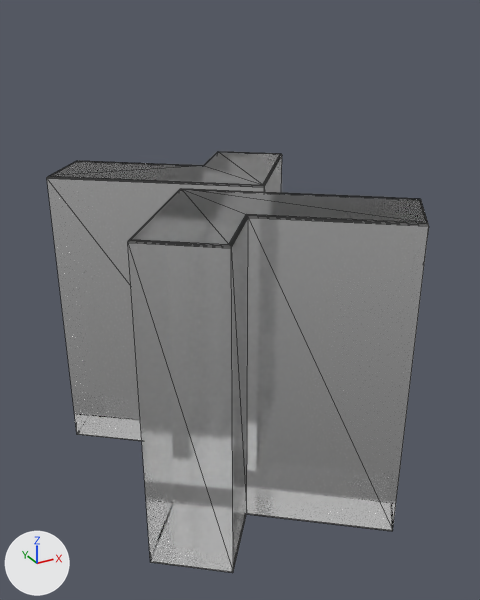
A saved change to the glTF model demo/assets/tactic-mark.glb.
The view is the same before and after, from a 50 mm lens placed at (-4.21, -8.16, 6.89), pointed at (0.14, -0.26, 2.94). Lighting does not change. The marker at lower left points along +X, +Y and +Z. The older version comes first. Mesh edges are drawn as thin lines. Vertices at exactly the same position are counted once.

Before the edit, the objects in view are built like this:
```python
mat_tactic_green_rear_glass = principled_material('TACTIC_Green_Rear_Glass')
mat_tactic_green_rear_glass.base_color = (1.0, 1.0, 1.0)  # white #ffffff
mat_tactic_green_rear_glass.roughness = 0.1
mat_tactic_green_rear_glass.transmission_weight = 1.0
mat_tactic_red_front_glass = principled_material('TACTIC_Red_Front_Glass')
mat_tactic_red_front_glass.base_color = (1.0, 1.0, 1.0)  # white #ffffff
mat_tactic_red_front_glass.roughness = 0.1
mat_tactic_red_front_glass.transmission_weight = 1.0
me_tactic_green_rear = bpy.data.meshes.new('TACTIC_Green_Rear')
me_tactic_green_rear.from_pydata(...)  # 72 vertices, 140 faces; spans x -2.0..1.97, y -0.21..2.71, z 0.0..4.6
me_tactic_green_rear.materials.append(mat_tactic_green_rear_glass)  # white #ffffff
me_tactic_red_front = bpy.data.meshes.new('TACTIC_Red_Front')
me_tactic_red_front.from_pydata(...)  # 72 vertices, 140 faces; spans x -1.97..2.0, y -2.71..0.2, z 0.0..4.6
me_tactic_red_front.materials.append(mat_tactic_red_front_glass)  # white #ffffff
ob_tactic_green_rear = bpy.data.objects.new('TACTIC_Green_Rear', me_tactic_green_rear)
ob_tactic_green_rear.location = (0.0, 0.0, 0.0)
ob_tactic_red_front = bpy.data.objects.new('TACTIC_Red_Front', me_tactic_red_front)
ob_tactic_red_front.location = (0.0, 0.0, 0.0)
```
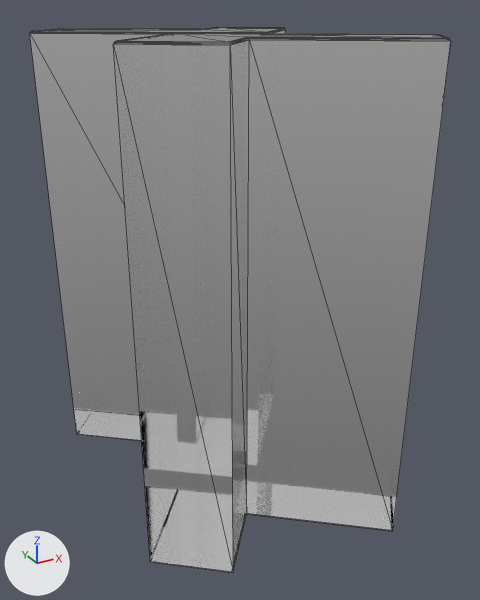
Scene script edits in JSON lines:
```json
{"op": "add", "block": "mat_tactic_green_rear_glass", "code": "mat_tactic_green_rear_glass.ior = 1.28"}
{"op": "add", "block": "mat_tactic_red_front_glass", "code": "mat_tactic_red_front_glass.ior = 1.28"}
{"block": "me_tactic_green_rear", "where": "# used by ob_tactic_green_rear; location = (0.0, 0.0, 0.0)"}
{"op": "remove", "block": "me_tactic_green_rear", "code": "me_tactic_green_rear.from_pydata(...)  # 72 vertices, 140 faces; spans x -2.0..1.97, y -0.21..2.71, z 0.0..4.6"}
{"op": "add", "block": "me_tactic_green_rear", "code": "me_tactic_green_rear.from_pydata(...)  # 72 vertices, 140 faces; spans x -2.0..1.97, y -0.21..2.71, z 0.0..6.6"}
{"block": "me_tactic_green_rear", "change": "me_tactic_green_rear part 1: the whole mesh is multiplied about its middle by the matrix ((1.0, 0.0, 0.0), (0.0, 1.0, 0.0), (0.0, 0.0, 1.437)), then moved by (0.0, 0.0, 1.0)"}
{"block": "me_tactic_red_front", "where": "# used by ob_tactic_red_front; location = (0.0, 0.0, 0.0)"}
{"op": "remove", "block": "me_tactic_red_front", "code": "me_tactic_red_front.from_pydata(...)  # 72 vertices, 140 faces; spans x -1.97..2.0, y -2.71..0.2, z 0.0..4.6"}
{"op": "add", "block": "me_tactic_red_front", "code": "me_tactic_red_front.from_pydata(...)  # 72 vertices, 140 faces; spans x -1.97..2.0, y -2.71..0.2, z 0.0..6.6"}
{"block": "me_tactic_red_front", "change": "me_tactic_red_front part 2: the whole mesh is multiplied about its middle by the matrix ((1.0, 0.0, 0.0), (0.0, 1.0, 0.0), (0.0, 0.0, 1.437)), then moved by (0.0, 0.0, 1.0)"}
```

What differs and where, as boxes [x1, y1, x2, y2] in the pictures (480 x 600 px; the box of a moved part takes in the faces that stretch with it):
```json
{"object": "TACTIC_Red_Front", "change": "surface changed, reshaped", "before": [128, 189, 429, 573], "after": [113, 33, 451, 573], "on screen": "12% wider, 41% taller"}
{"object": "TACTIC_Green_Rear", "change": "reshaped", "before": [47, 152, 282, 441], "after": [30, 27, 285, 441], "on screen": "8% wider, 43% taller"}
{"part": 1, "of": "me_tactic_green_rear", "change": "moved or reshaped", "before": [47, 152, 282, 440], "after": [30, 27, 285, 440]}
{"part": 2, "of": "me_tactic_red_front", "change": "moved or reshaped", "before": [128, 189, 429, 570], "after": [113, 33, 451, 570]}
```
